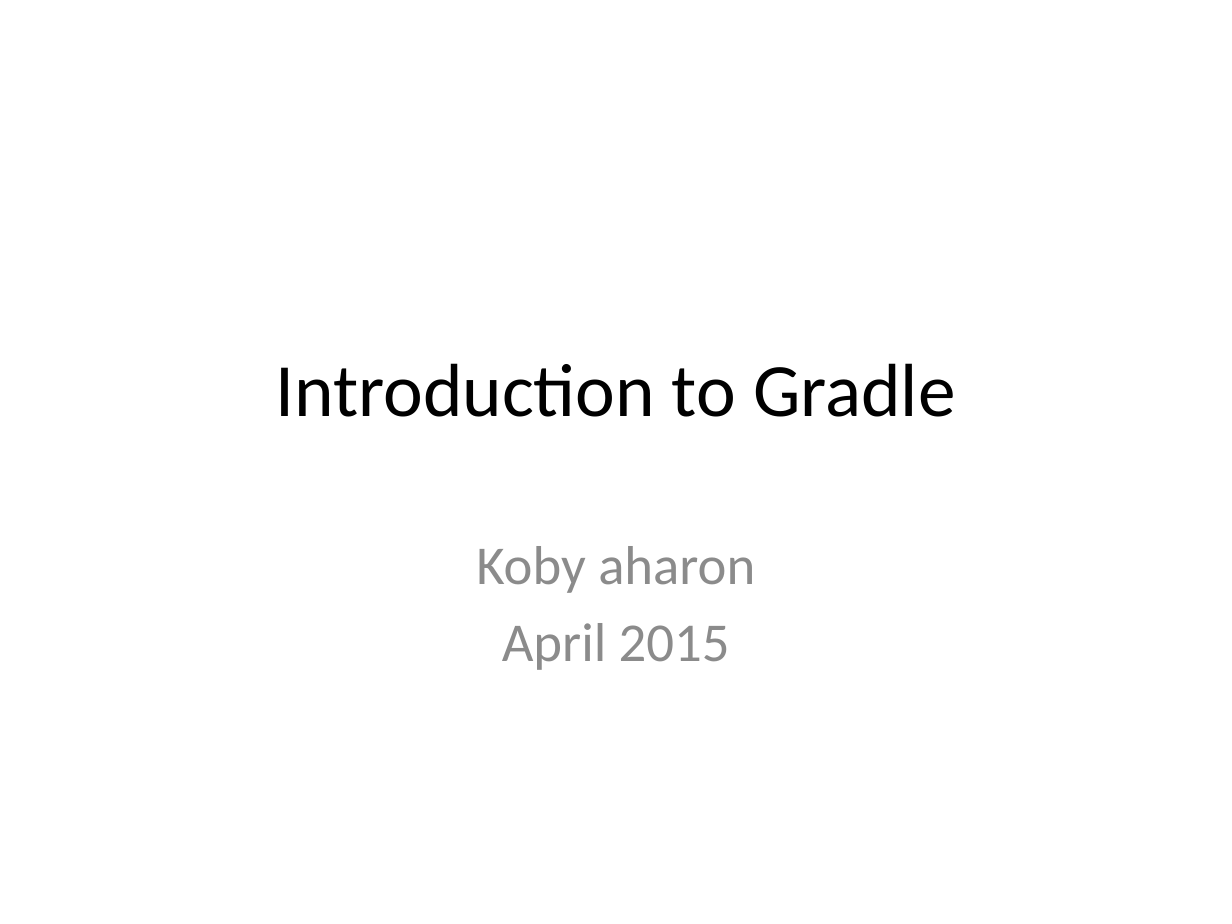
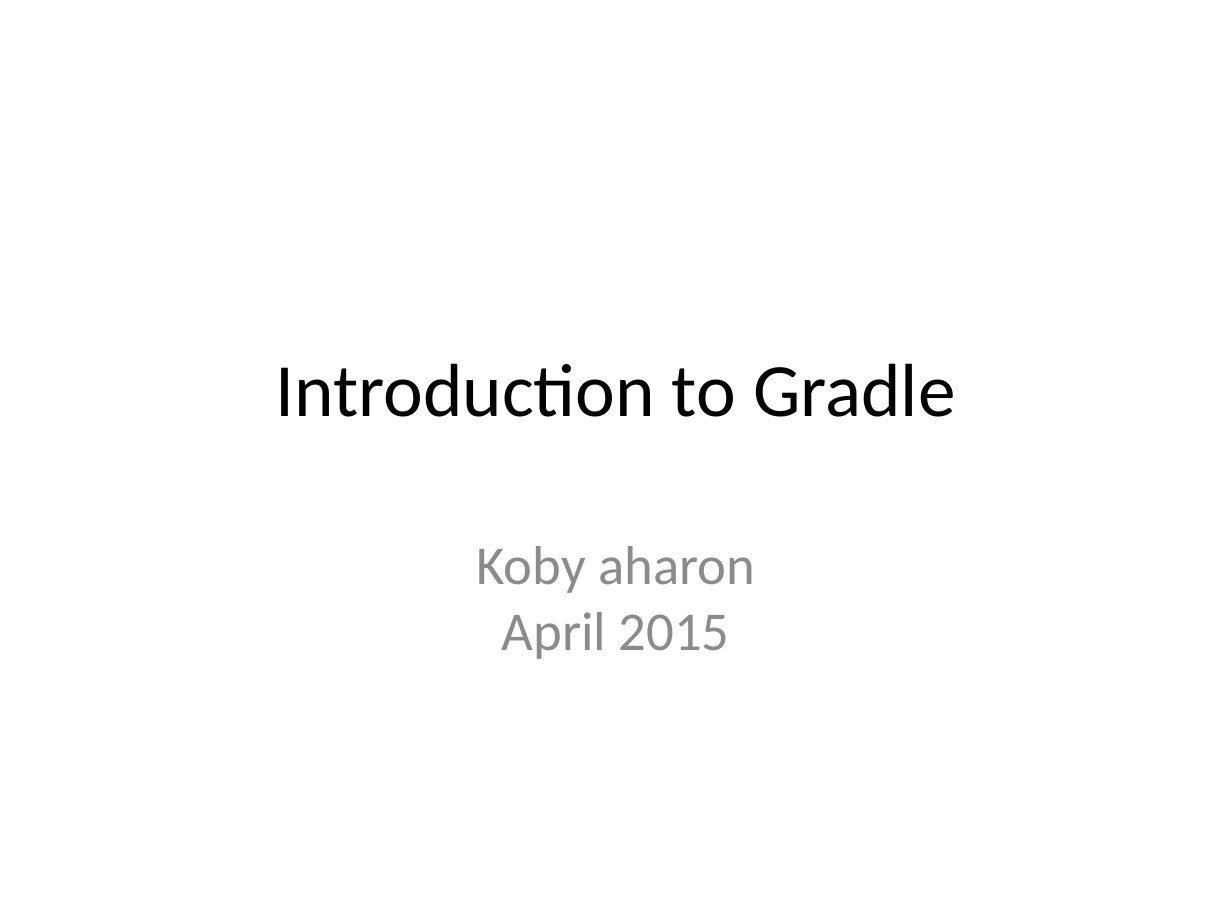
Before and after one commit to kob-aha/gradle-presentation-old, a slide deck: slide 1 of presentation/Introduction to Gradle.pptx. Drawn at 1232x924 pixels with LibreOffice and Linux fonts; fonts in the diff are those of the drawing. Boxes give left, top, right and bottom in pixels: in the first picture for what was removed or moved away, otherwise in the second. Text is boxed around its words. In the diff, an @@ line names an element or a change of style, - is before the commit and + after.

```diff
--- a/presentation/Introduction to Gradle.pptx
+++ b/presentation/Introduction to Gradle.pptx
@@ text "Koby aharon" at (476,546,755,659): text colour #8C8C8C to #8B8B8B; less space between paragraphs @@
```
Also in this commit, not shown: 10 slides added, 1 slide removed, 11 other files.
